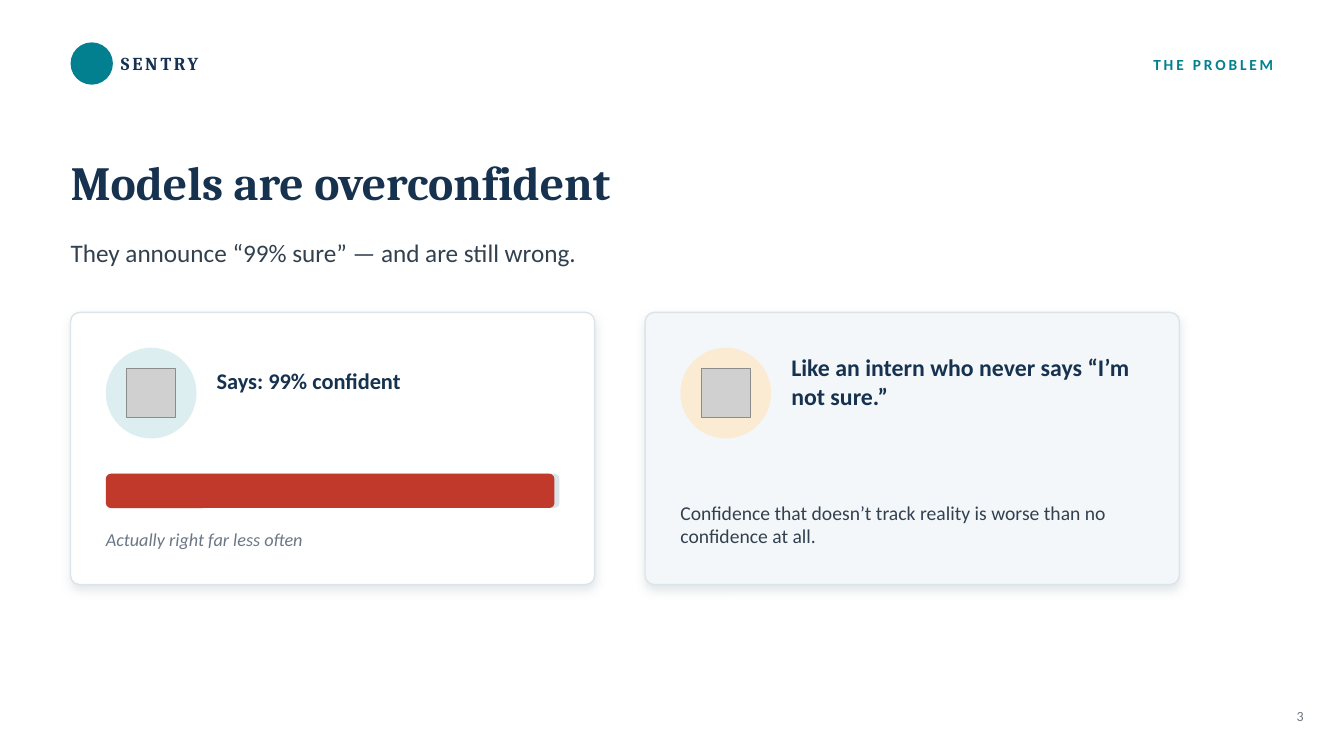
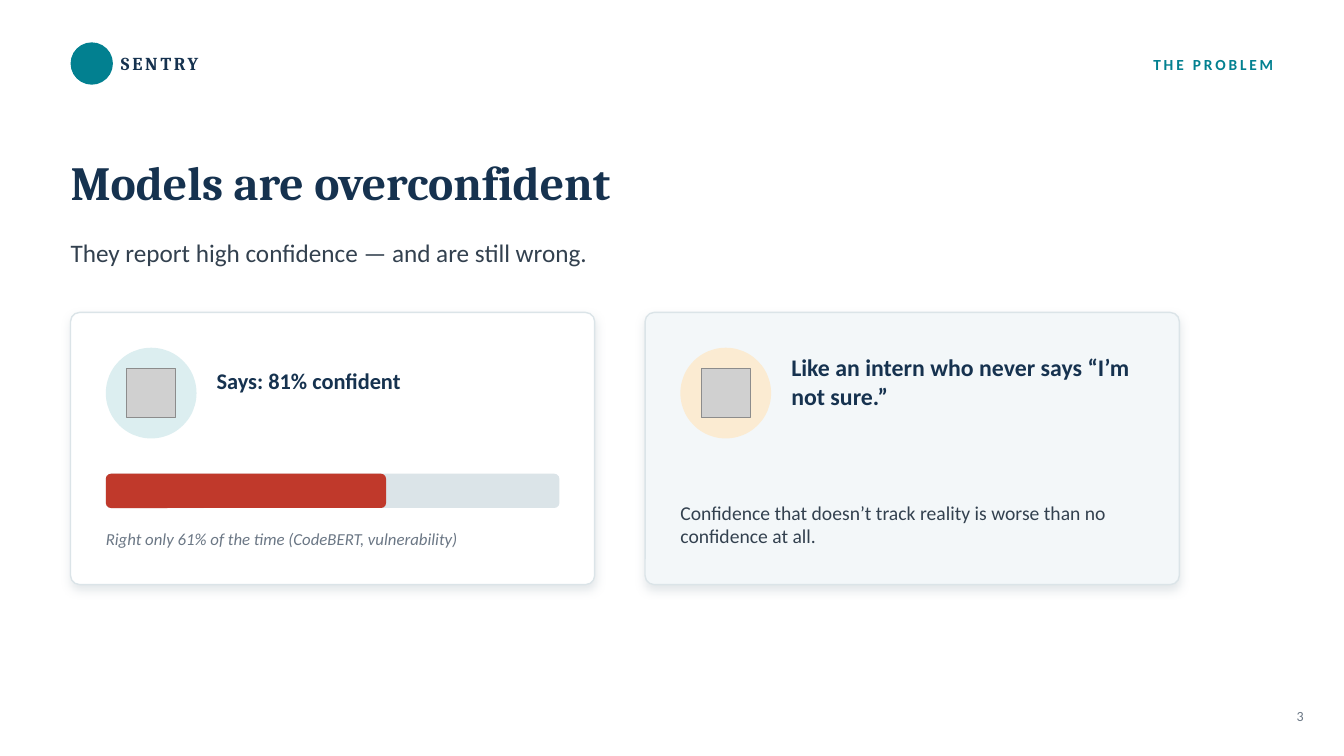
Before and after one commit to jsureka/SENTRY, a slide deck: slide 3 of presentation/SENTRY_results_discussion.pptx. Drawn at 1344x756 pixels with LibreOffice and Linux fonts; fonts in the diff are those of the drawing; grey boxes stand for pictures; background and template pictures are left out. Boxes give left, top, right and bottom in pixels: in the first picture for what was removed or moved away, otherwise in the second. Text is boxed around its words. In the diff, an @@ line names an element or a change of style, - is before the commit and + after.

```diff
--- a/presentation/SENTRY_results_discussion.pptx
+++ b/presentation/SENTRY_results_discussion.pptx
@@ text at bbox=[71, 244, 587, 267]: text changed @@
-They announce “99% sure” — and are still wrong.
+They report high confidence — and are still wrong.
@@ text at bbox=[217, 373, 400, 393]: text changed @@
-Says: 99% confident
+Says: 81% confident
@@ rounded rectangle: place and size @@
-rounded rectangle at bbox=[106, 474, 555, 508]
+rounded rectangle at bbox=[106, 474, 386, 508]
@@ text at bbox=[106, 533, 457, 548]: text changed; size 13 to 12 pt @@
-Actually right far less often
+Right only 61% of the time (CodeBERT, vulnerability)
```
Also in this commit, not shown: 2 other slides changed, 1 other file.
